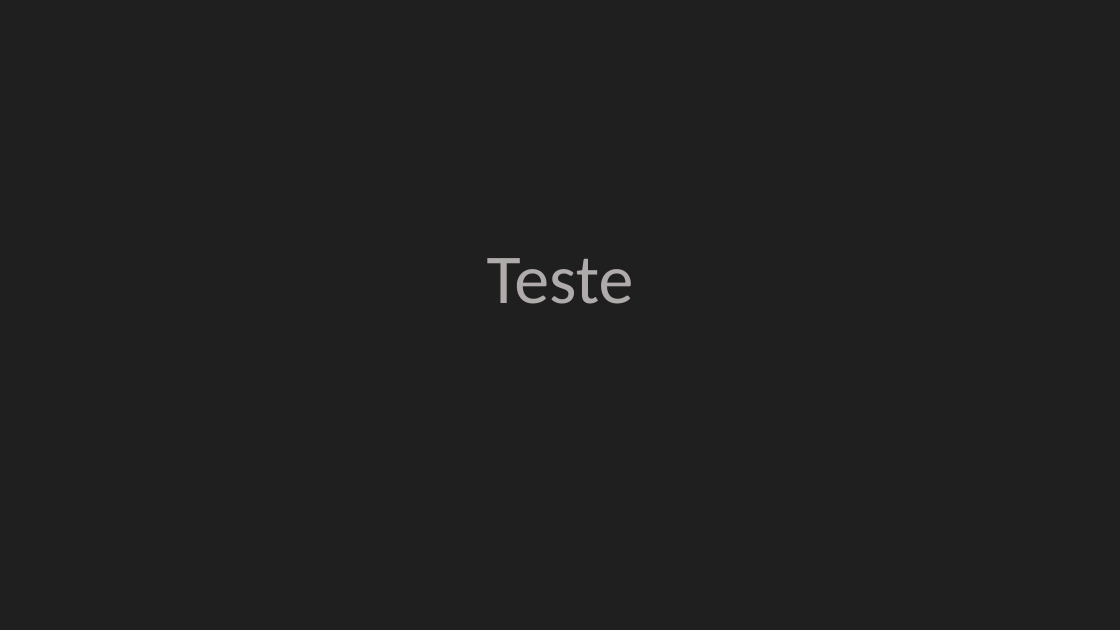
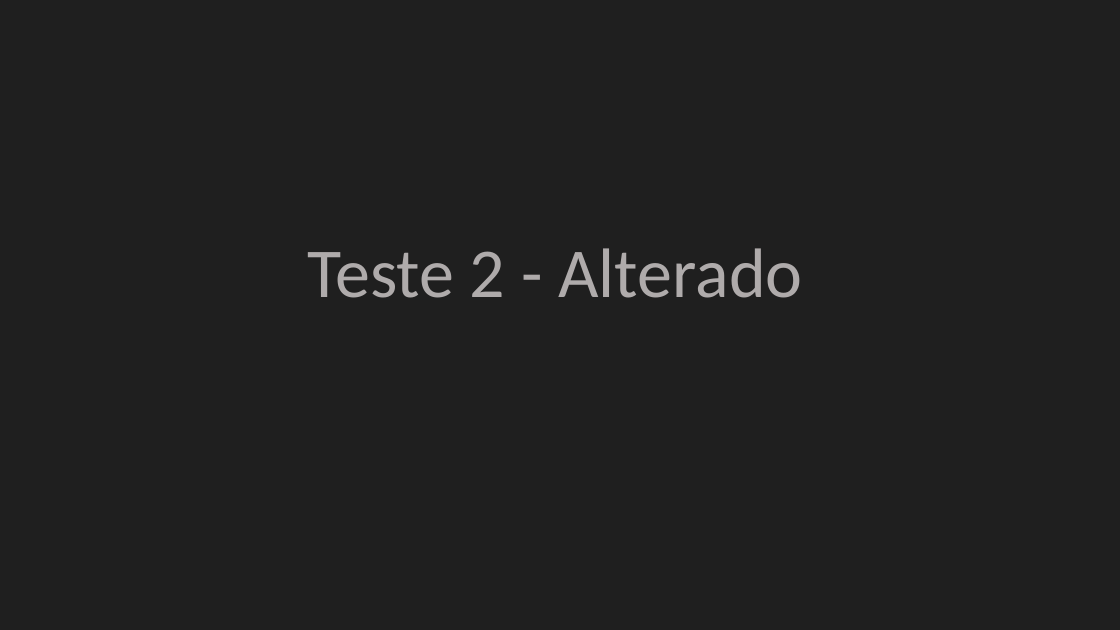
Before and after one commit to enuvens/ProjetoServiceDesk, a slide deck: slide 1 of Teste.pptx. Drawn at 1120x630 pixels with LibreOffice and Linux fonts; fonts in the diff are those of the drawing. Boxes give left, top, right and bottom in pixels: in the first picture for what was removed or moved away, otherwise in the second. Text is boxed around its words. In the diff, an @@ line names an element or a change of style, - is before the commit and + after.

```diff
--- a/Teste.pptx
+++ b/Teste.pptx
@@ title at [307,248,802,298]: text changed @@
-Teste
+Teste 2 - Alterado
```
Also in this commit, not shown: 1 other file.
